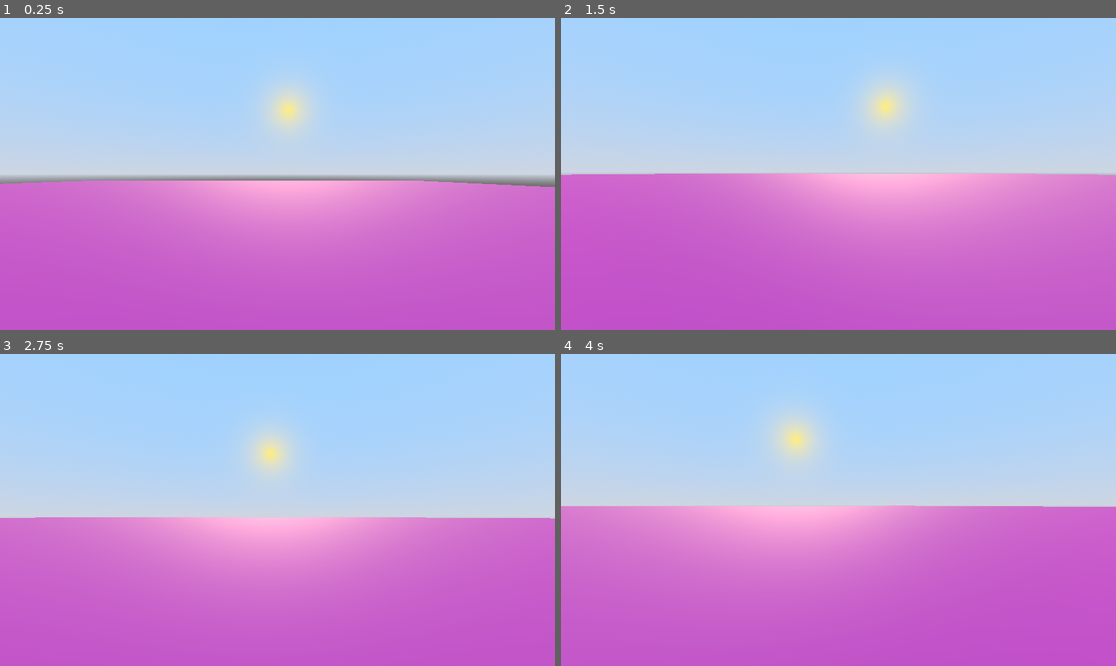
Above: before the commit, frames 1-4 (two rows, left to right).
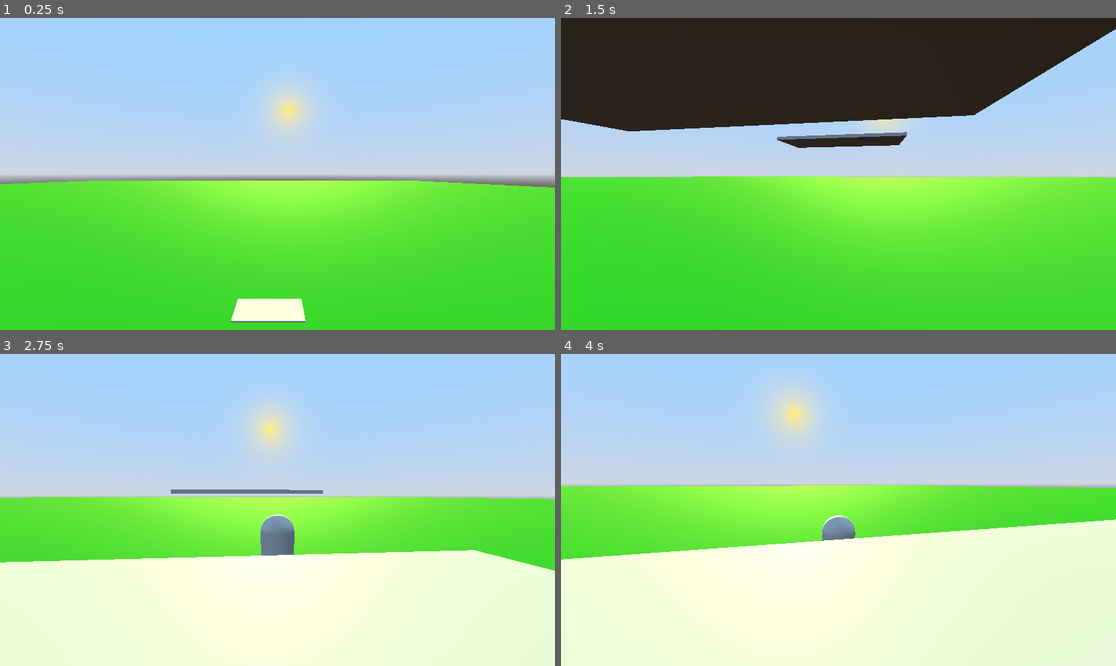
Above: after the commit, the same moments.

Repository: TrevorBeed/Game-Design-II
Game: Godot game, scene res://scene_3.tscn
The game is run twice, just before and just after one commit, with the same random seed, the same clock (stepped at 60 frames per second) and the same inputs. The project has no main scene, so this scene is started directly.
Inputs (mouse positions are in pixels of both pictures, inside the frame that each line leads up to):
- Up to frame 1 (0.25 s): no input
- Up to frame 2 (1.5 s): tap Enter (ui_accept) at 0.5, 0.77 s; move the mouse to (866, 174) at 0.52 s; hold Up (ui_up) from 0.53 s (still down); tap V (change_camera, bound only after the commit) at 0.6, 1.35 s; move the mouse to (810, 174) at 1.27 s
- Up to frame 3 (2.75 s): keep holding Up (ui_up); tap Enter (ui_accept) at 1.52 s; move the mouse to (288, 503) at 2.02 s; tap V (change_camera, bound only after the commit) at 2.1 s
- Up to frame 4 (4 s): keep holding Up (ui_up); move the mouse to (832, 516) at 2.77 s; tap V (change_camera, bound only after the commit) at 2.85, 3.6 s; tap Enter (ui_accept) at 3.02, 3.77 s; move the mouse to (877, 513) at 3.52 s

The runs differ from the first frame. In frame 1, 48% of the frame differs, in the area x 0-100%, y 52-100%; in frame 2, 81%, in the area x 0-100%, y 0-100%; in frame 3, 56%; in frame 4, 59%.

Commit message:
3rd person

Diff:
--- a/Player3D.gd
+++ b/Player3D.gd
@@ -7,7 +7,10 @@
 # Get the gravity from the project settings to be synced with RigidBody nodes.
 var gravity = ProjectSettings.get_setting("physics/3d/default_gravity")
 var CAM_SENSITIVITY = 0.03
-@onready var camera = $Camera3D
+@onready var camera = $Head/Camera3D
+@onready var camera_arm = $SpringArm3D
+@onready var camera_pos = camera.position
+var first_person = true
 
 func _physics_process(delta):
 	# Add the gravity.
@@ -35,11 +38,33 @@
 		else:
 			Input.set_mouse_mode(Input.MOUSE_MODE_CAPTURED)
 
+
+	if Input.is_action_just_pressed("change_camera"):
+		toggle_camera_parent() #V
+
 	move_and_slide()
+
+func toggle_camera_parent():
+	var parent = "Head"
+	if first_person:
+		parent = "SpringArm3D"
+	var child = camera
+	child.get_parent().remove_child(child)
+	get_node(parent).add_child(child)
+	camera = child
+	if not first_person:
+		camera.position = camera_pos
+	first_person = not first_person
+
 func _ready():
 	Input.set_mouse_mode(Input.MOUSE_MODE_CAPTURED)
 func _unhandled_input(event):
 	if event is InputEventMouseMotion and Input.get_mouse_mode() == Input.MOUSE_MODE_CAPTURED:
-		self.rotate_y(-event.relative.x * (CAM_SENSITIVITY / 10.0))
-		camera.rotate_x(-event.relative.y * (CAM_SENSITIVITY / 10.0))
-		camera.rotation.x = clamp(camera.rotation.x, deg_to_rad(-40), deg_to_rad(60))
+		if first_person:
+			self.rotate_y(-event.relative.x * (CAM_SENSITIVITY / 10.0))
+			camera.rotate_x(-event.relative.y * (CAM_SENSITIVITY / 10.0))
+			camera.rotation.x = clamp(camera.rotation.x, deg_to_rad(-40), deg_to_rad(60))
+		else:
+			self.rotate_y(-event.relative.x * (CAM_SENSITIVITY / 10.0))
+			camera_arm.rotate_x(-event.relative.y * (CAM_SENSITIVITY / 10.0))
+			camera_arm.rotation.x = clamp(camera_arm.rotation.x, deg_to_rad(-75), deg_to_rad(75))
--- a/project.godot
+++ b/project.godot
@@ -48,6 +48,11 @@
 , Object(InputEventKey,"resource_local_to_scene":false,"resource_name":"","device":-1,"window_id":0,"alt_pressed":false,"shift_pressed":false,"ctrl_pressed":false,"meta_pressed":false,"pressed":false,"keycode":0,"physical_keycode":83,"key_label":0,"unicode":115,"echo":false,"script":null)
 ]
 }
+change_camera={
+"deadzone": 0.5,
+"events": [Object(InputEventKey,"resource_local_to_scene":false,"resource_name":"","device":-1,"window_id":0,"alt_pressed":false,"shift_pressed":false,"ctrl_pressed":false,"meta_pressed":false,"pressed":false,"keycode":0,"physical_keycode":86,"key_label":0,"unicode":118,"echo":false,"script":null)
+]
+}
 
 [rendering]
 
--- a/scene_3.tscn
+++ b/scene_3.tscn
@@ -19,11 +19,12 @@
 size = Vector2(500, 500)
 
 [sub_resource type="StandardMaterial3D" id="StandardMaterial3D_y7ybi"]
-albedo_color = Color(0.478431, 0.152941, 0.533333, 1)
+albedo_color = Color(0, 0.486275, 0, 1)
 
 [sub_resource type="CapsuleMesh" id="CapsuleMesh_jnboy"]
 
 [sub_resource type="CapsuleShape3D" id="CapsuleShape3D_jn44d"]
+height = 2.07415
 
 [node name="scene 3" type="Node3D"]
 transform = Transform3D(1, 0, 0, 0, 1, 0, 0, 0, 1, -38, 537.424, -76)
@@ -43,18 +44,29 @@
 material = SubResource("StandardMaterial3D_y7ybi")
 
 [node name="CSGBox3D" type="CSGBox3D" parent="."]
-transform = Transform3D(1, 0, 0, 0, 1, 0, 0, 0, 1, 36.2384, -552.785, 76.2516)
+transform = Transform3D(1, 0, 0, 0, 1, 0, 0, 0, 1, 36.232, -553.061, 76.1162)
 use_collision = true
-size = Vector3(1.62281, 0.0958913, 1.93201)
+size = Vector3(3.30976, 0.0958913, 1.93201)
 
 [node name="CSGBox3D2" type="CSGBox3D" parent="."]
-transform = Transform3D(1, 0, 0, 0, 1, 0, 0, 0, 1, 36.3306, -552.818, 74.1206)
+transform = Transform3D(1, 0, 0, 0, 1, 0, 0, 0, 1, 36.3351, -551.98, 72.0772)
 use_collision = true
-size = Vector3(1.62281, 0.0958913, 1.93201)
+size = Vector3(3.90941, 0.0958913, 1.83938)
+
+[node name="CSGBox3D3" type="CSGBox3D" parent="."]
+transform = Transform3D(1, 0, 0, 0, 1, 0, 0, 0, 1, 36.3351, -551.403, 66.3273)
+use_collision = true
+size = Vector3(3.90941, 0.0958913, 1.83938)
 
 [node name="Player3D" type="CharacterBody3D" parent="."]
 transform = Transform3D(1, 0, 0, 0, 1, 0, 0, 0, 1, 36.7783, -537.008, 77.4553)
 script = ExtResource("1_blf5g")
+
+[node name="Head" type="Node3D" parent="Player3D"]
+transform = Transform3D(1, 0, 0, 0, 1, 0, 0, 0, 1, 0.0381392, -6.33206, 0.425992)
+
+[node name="Camera3D" type="Camera3D" parent="Player3D/Head"]
+transform = Transform3D(1, 0, 0, 0, 1, 0, 0, 0, 1, 0, -0.0142689, 0)
 
 [node name="MeshInstance3D" type="MeshInstance3D" parent="Player3D"]
 transform = Transform3D(1, 0, 0, 0, 1, 0, 0, 0, 1, 0, -6.83093, 0)
@@ -62,8 +74,9 @@
 skeleton = NodePath("../..")
 
 [node name="CollisionShape3D" type="CollisionShape3D" parent="Player3D"]
-transform = Transform3D(1, 0, 0, 0, 1, 0, 0, 0, 1, 0, -6.83261, 0)
+transform = Transform3D(1, 0, 0, 0, 1, 0, 0, 0, 1, 0, -6.8384, 0)
 shape = SubResource("CapsuleShape3D_jn44d")
 
-[node name="Camera3D" type="Camera3D" parent="Player3D"]
-transform = Transform3D(1, 0, 0, 0, 1, 0, 0, 0, 1, 0, -6.63732, -0.320786)
+[node name="SpringArm3D" type="SpringArm3D" parent="Player3D"]
+transform = Transform3D(1, 0, 0, 0, 0.994522, 0.104528, 0, -0.104528, 0.994522, 0, -6, 0.071)
+spring_length = 6.0
